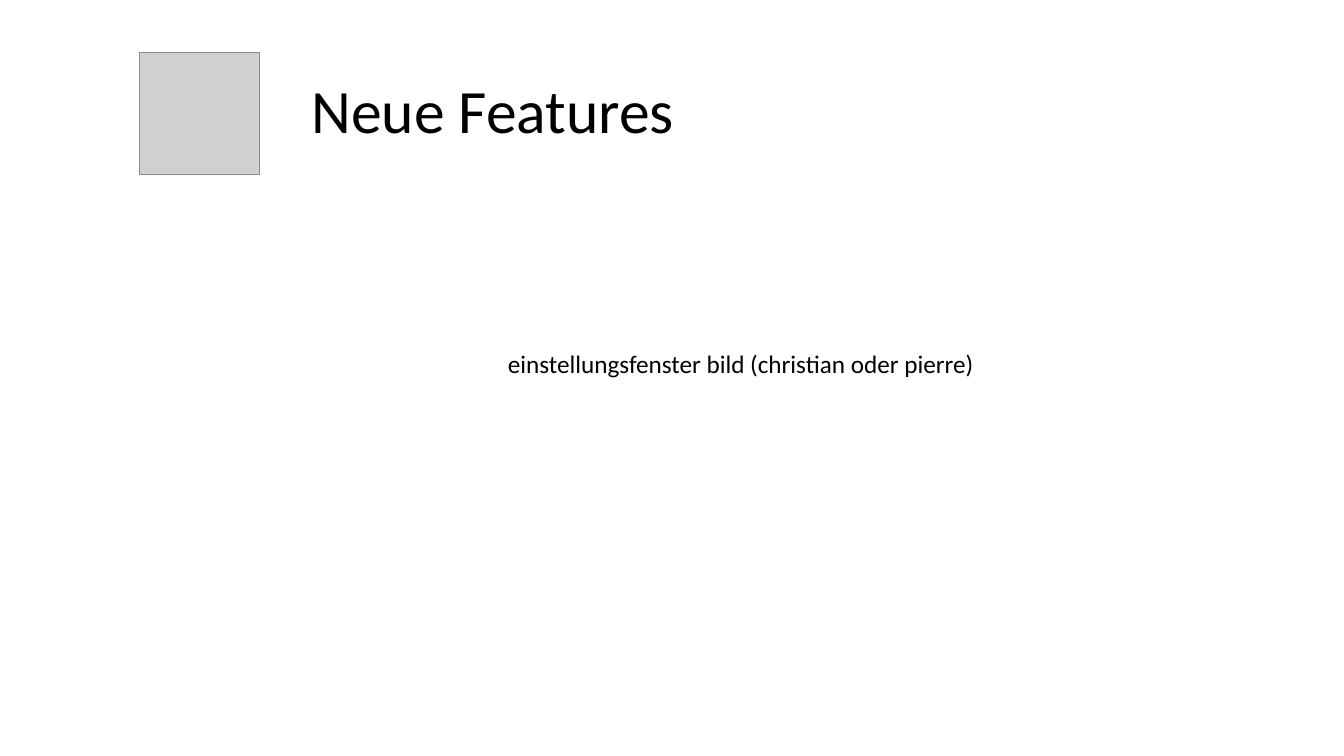
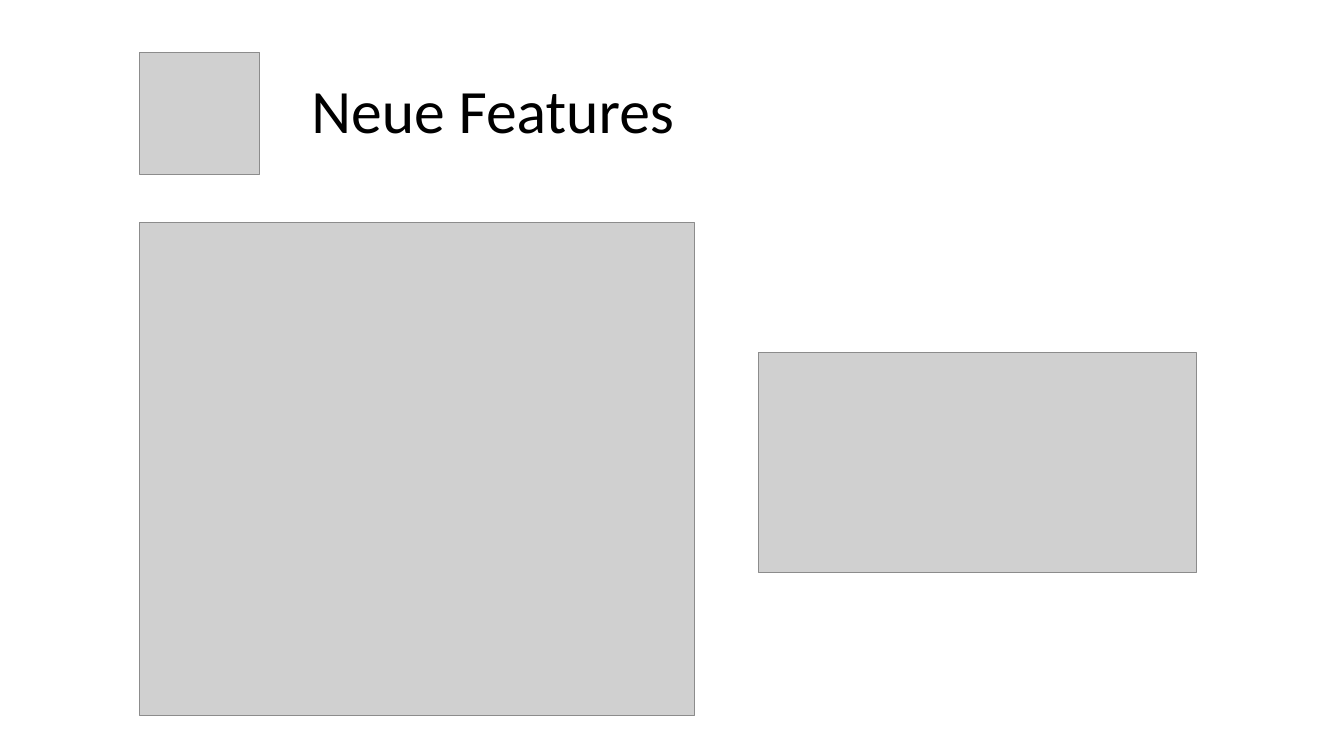
Before and after one commit to ChristianSchorr/repeated_games_pse, a slide deck: slide 9 of Dokumente/Qualitätssicherung/Präsentation.pptx. Drawn at 1344x756 pixels with LibreOffice and Linux fonts; fonts in the diff are those of the drawing; grey boxes stand for pictures. Boxes give left, top, right and bottom in pixels: in the first picture for what was removed or moved away, otherwise in the second. Text is boxed around its words. In the diff, an @@ line names an element or a change of style, - is before the commit and + after.

```diff
--- a/Dokumente/Qualitätssicherung/Präsentation.pptx
+++ b/Dokumente/Qualitätssicherung/Präsentation.pptx
@@ picture added at <box>140,223,696,716</box> @@
@@ text removed at <box>508,354,973,378</box> @@
-einstellungsfenster bild (christian oder pierre)
@@ picture added at <box>758,353,1196,573</box> @@
```
Also in this commit, not shown: 1 other slide changed.
